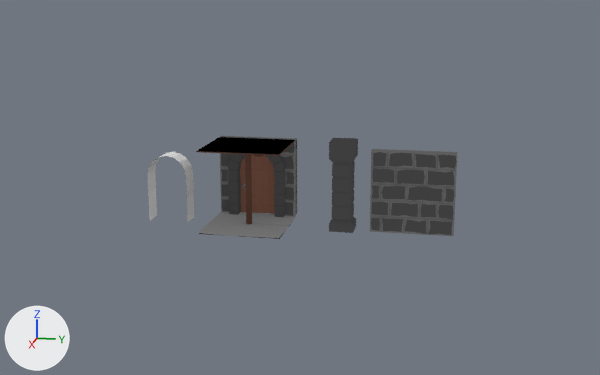
The Blender file blender/props.blend, before and after one commit.
One viewpoint serves both versions: a camera (50 mm lens) standing at (9.7, 2.59, 2.92) and looking at (-0.26, 0.59, 0.43). Lighting does not change. The marker at lower left points along +X, +Y and +Z.

Names of what the first picture shows: 'BrickWall1', 'BrickWallHole1', 'DoorCutter', 'DoorFrame1', 'Pillar1', 'StoneTileGround1', 'WoodenDoor1', 'WoodenRoof1', 'WoodenSupport1'.
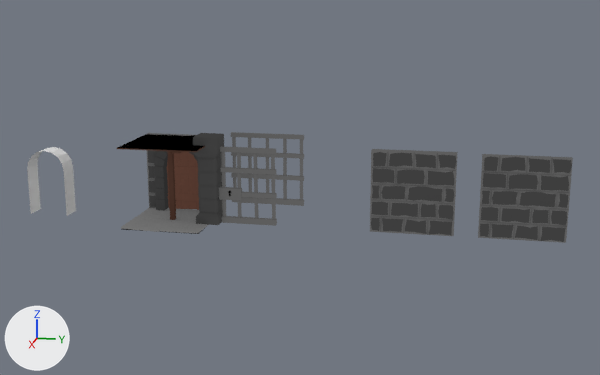
Where the change shows, as pixel boxes [x1, y1, x2, y2] in the pictures (600 x 375 px):
```json
{"object": "BrickWallOnesided1", "change": "added", "after": [478, 154, 573, 243]}
{"object": "Pillar1", "change": "moved", "before": [329, 138, 358, 233], "after": [193, 133, 224, 225]}
{"object": "StoneTileGround1", "change": "moved", "before": [199, 212, 296, 239], "after": [121, 208, 208, 234]}
{"object": "WoodenDoor1", "change": "moved", "before": [240, 155, 275, 214], "after": [167, 152, 199, 210]}
{"object": "WoodenRoof1", "change": "moved", "before": [196, 137, 295, 157], "after": [117, 134, 205, 154]}
{"object": "DoorCutter", "change": "moved", "before": [148, 152, 194, 222], "after": [27, 147, 76, 216]}
{"object": "DoorFrame1", "change": "moved", "before": [228, 154, 285, 217], "after": [154, 151, 198, 211]}
{"object": "CellDoor1", "change": "added", "after": [219, 146, 277, 226]}
{"object": "BrickWallHole1", "change": "moved", "before": [220, 136, 297, 216], "after": [146, 133, 223, 210]}
{"object": "CellWall1", "change": "added", "after": [231, 132, 304, 206]}
{"object": "WoodenSupport1", "change": "moved", "before": [245, 154, 252, 224], "after": [167, 151, 176, 220]}
```

The change, as JSON lines over the scene's bpy script:
```json
{"op": "add", "block": "me_cellwall1", "code": ["me_cellwall1 = bpy.data.meshes.new('CellWall1')", "me_cellwall1.from_pydata(...)  # 82 vertices, 49 faces; spans x -0.027..0.027, y -0.5..0.5, z 0.0..0.962", "me_cellwall1.materials.append(mat_previewmaterial)"]}
{"op": "add", "block": "me_celldoor1", "code": ["me_celldoor1 = bpy.data.meshes.new('CellDoor1')", "me_celldoor1.from_pydata(...)  # 96 vertices, 53 faces; spans x -0.034..0.033, y -0.375..0.347, z 0.0..0.962", "me_celldoor1.materials.append(mat_previewmaterial)"]}
{"op": "set", "path": "ob_stonetileground1.location", "old": "(0.0, 0.0, 0.0)", "new": "(0.0, -1.0, 0.0)"}
{"op": "set", "path": "ob_pillar1.location", "old": "(0.0, 1.179, 0.0)", "new": "(0.0, -0.5, 0.0)"}
{"op": "set", "path": "ob_brickwallhole1.location", "old": "(-0.5, 0.0, 0.0)", "new": "(-0.5, -1.0, 0.0)"}
{"op": "set", "path": "ob_doorframe1.location", "old": "(-0.5, 0.0, 0.0)", "new": "(-0.5, -1.0, 0.0)"}
{"op": "set", "path": "ob_woodenroof1.location", "old": "(0.0, 0.0, 0.0)", "new": "(0.0, -1.0, 0.0)"}
{"op": "set", "path": "ob_woodensupport1.location", "old": "(0.0, 0.0, 0.0)", "new": "(0.0, -1.0, 0.0)"}
{"op": "set", "path": "ob_woodendoor1.location", "old": "(-0.5, 0.0, 0.0)", "new": "(-0.5, -1.0, 0.0)"}
{"op": "set", "path": "ob_doorcutter.location", "old": "(0.0, -1.014, 0.0)", "new": "(0.0, -2.648, 0.0)"}
{"op": "add", "block": "ob_cellwall1", "code": ["ob_cellwall1 = bpy.data.objects.new('CellWall1', me_cellwall1)", "ob_cellwall1.location = (-1.0, 0.0, 0.0)"]}
{"op": "add", "block": "ob_celldoor1", "code": ["ob_celldoor1 = bpy.data.objects.new('CellDoor1', me_celldoor1)", "ob_celldoor1.location = (0.0, 0.0, 0.0)"]}
{"op": "add", "block": "ob_brickwallonesided1", "code": ["ob_brickwallonesided1 = bpy.data.objects.new('BrickWallOnesided1', me_brickwall1.copy())  # the mesh of ob_brickwall1", "ob_brickwallonesided1.location = (0.0, 3.301, 0.0)"]}
```
